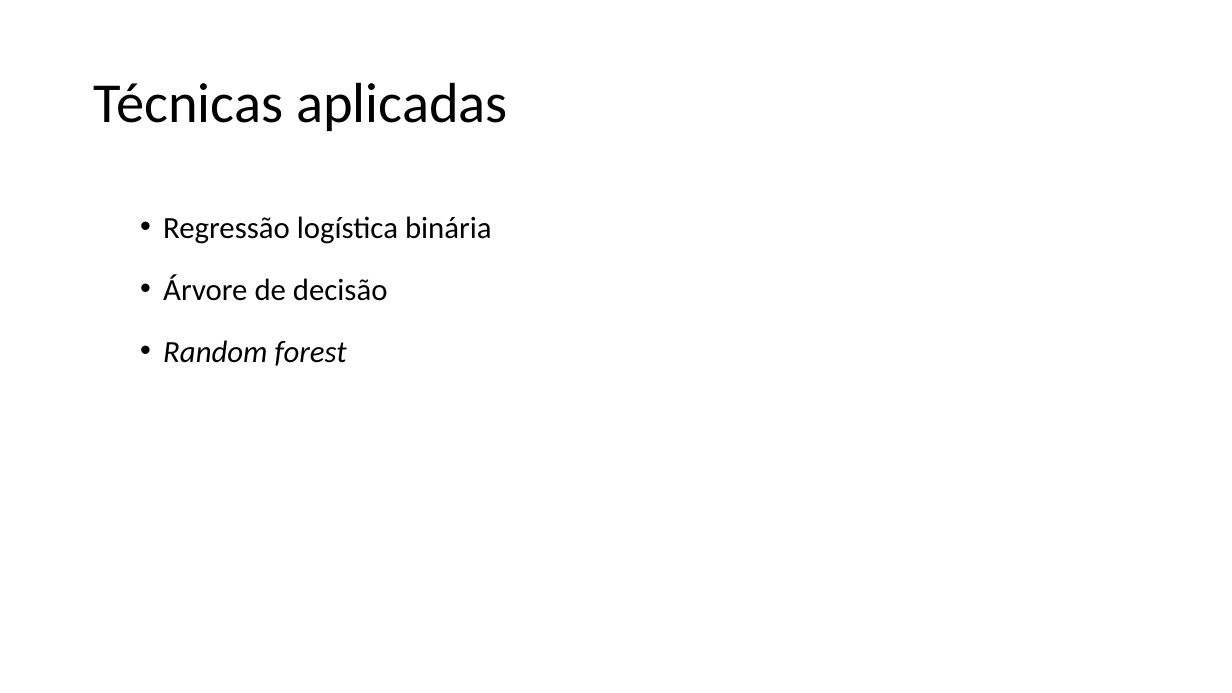
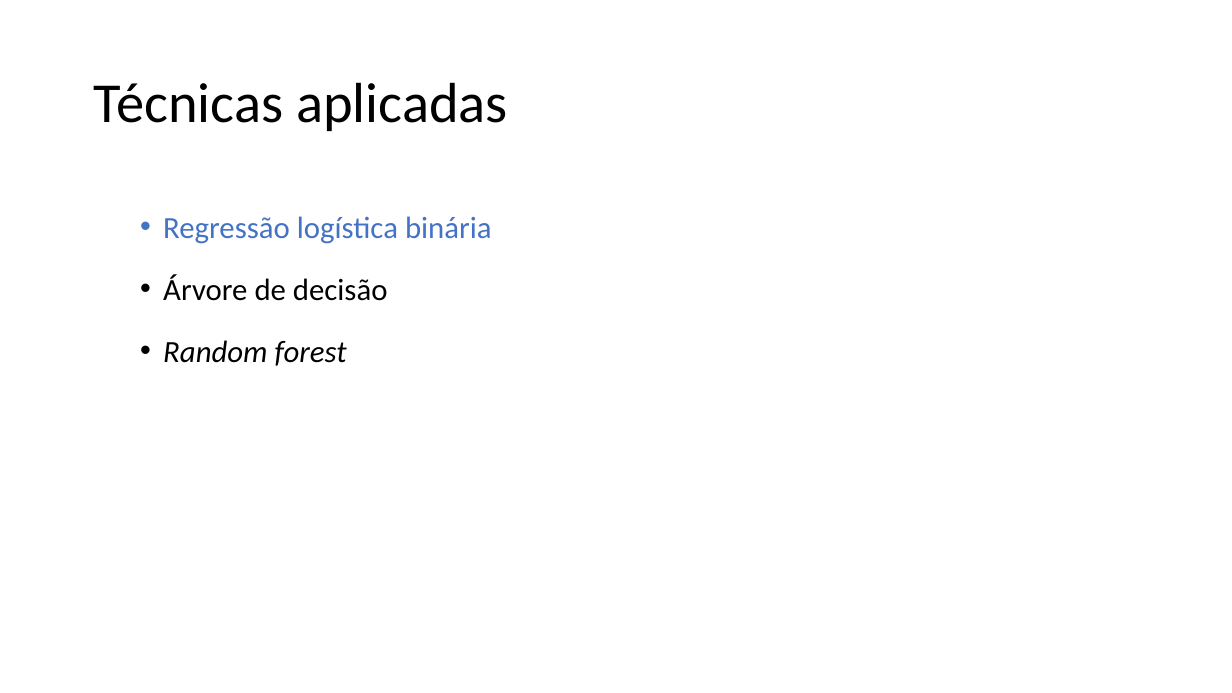
Before and after one commit to franzmonteiro/new_telco_churn, a slide deck: slide 6 of apresentacao.pptx. Drawn at 1232x693 pixels with LibreOffice and Linux fonts; fonts in the diff are those of the drawing; background and template pictures are left out. Boxes give left, top, right and bottom in pixels: in the first picture for what was removed or moved away, otherwise in the second. Text is boxed around its words. In the diff, an @@ line names an element or a change of style, - is before the commit and + after.

```diff
--- a/apresentacao.pptx
+++ b/apresentacao.pptx
@@ text at [163,216,492,244]: text colour #000000 to #4472C4 in "Regressão logística binária" @@
```
Also in this commit, not shown: 7 other slides changed, 2 slides added, 2 slides removed.
